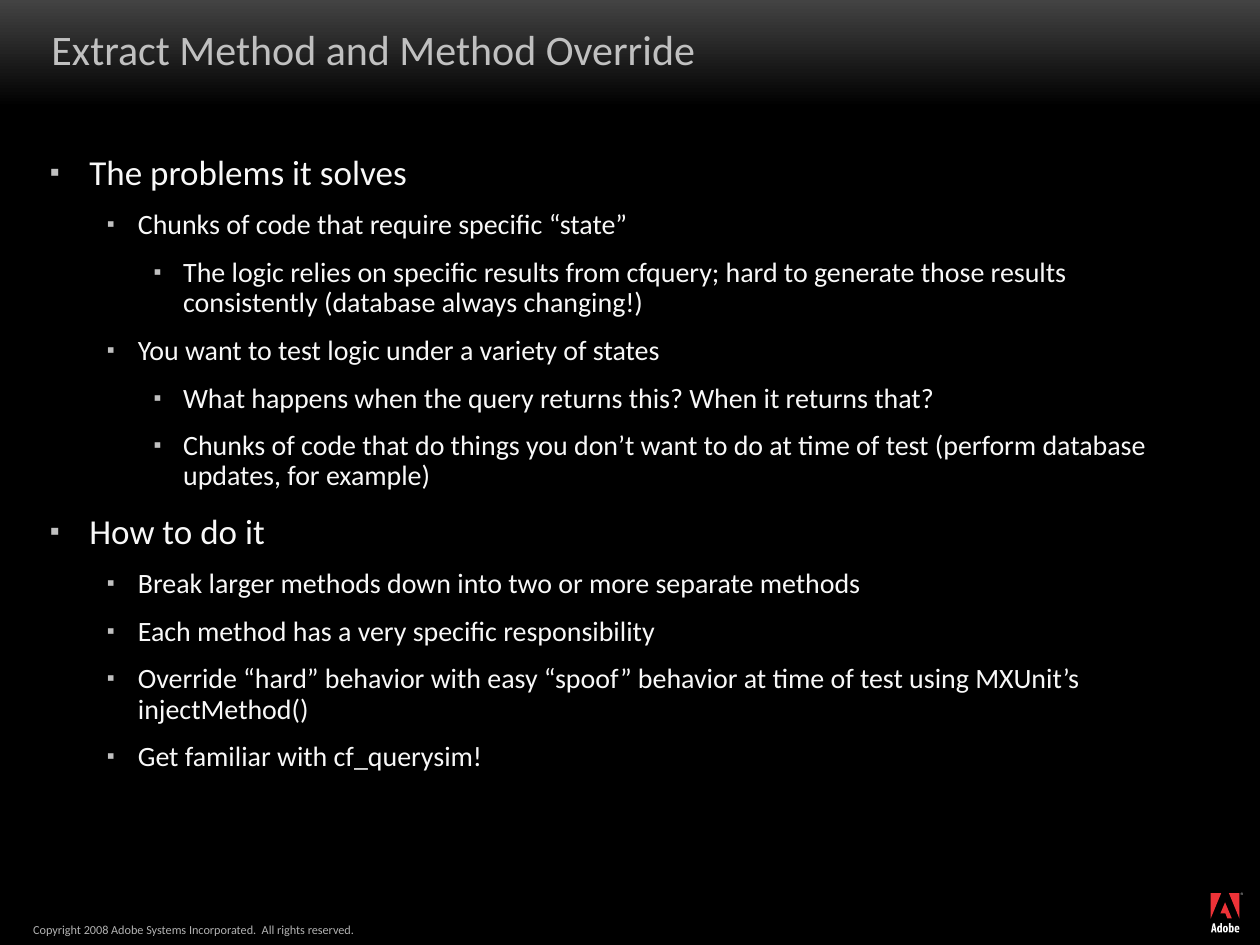
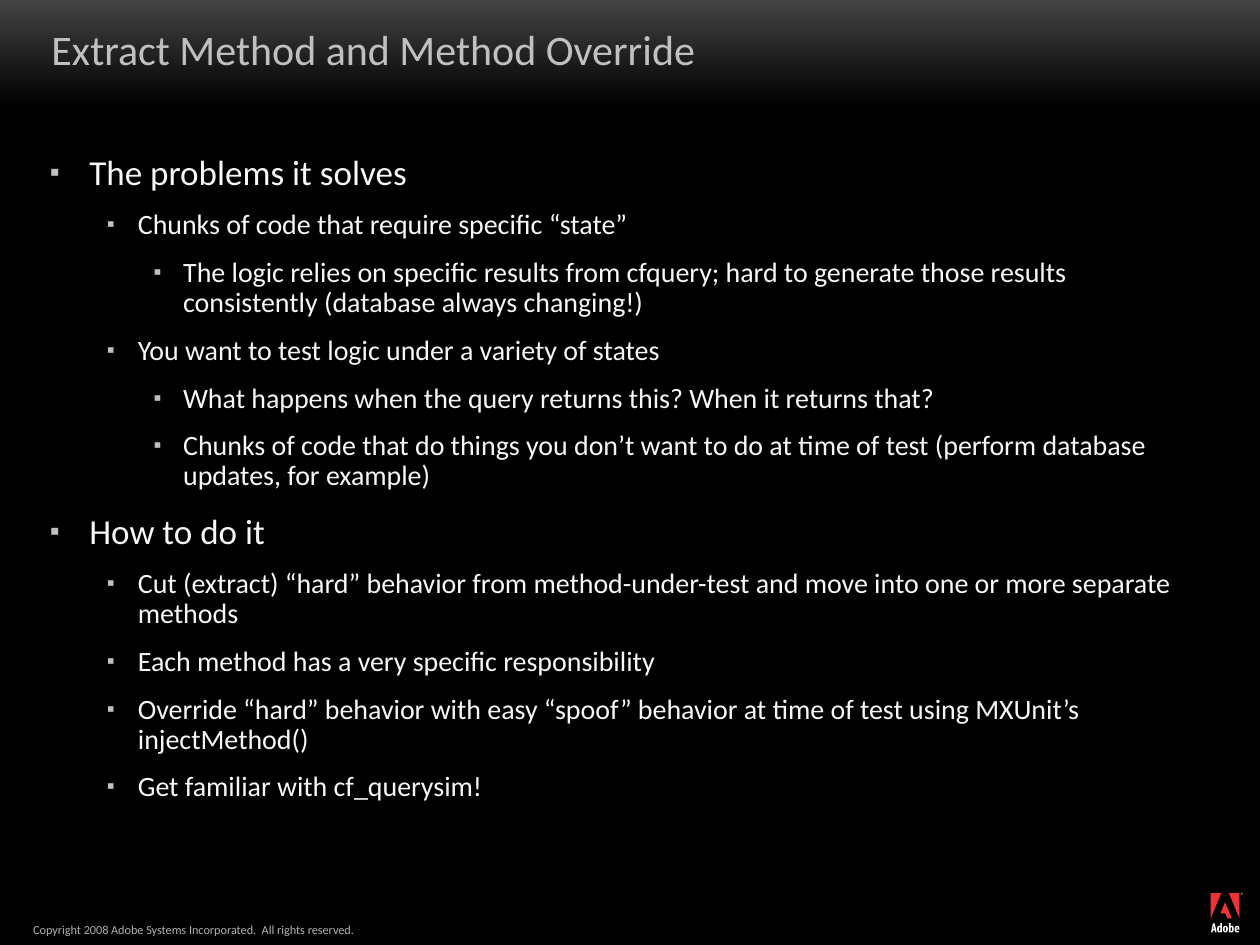
Before and after one commit to marcesher/mxunit-cfmeetups, a slide deck: slide 10 of max08/Marc_Esher_Bill_Shelton_AdvancedPatternsForColdfusionTestAutomation_final.ppt. Drawn at 1260x945 pixels with LibreOffice and Linux fonts; fonts in the diff are those of the drawing; background and template pictures are left out. Boxes give left, top, right and bottom in pixels: in the first picture for what was removed or moved away, otherwise in the second. Text is boxed around its words. In the diff, an @@ line names an element or a change of style, - is before the commit and + after.

```diff
--- a/max08/Marc_Esher_Bill_Shelton_AdvancedPatternsForColdfusionTestAutomation_final.ppt
+++ b/max08/Marc_Esher_Bill_Shelton_AdvancedPatternsForColdfusionTestAutomation_final.ppt
@@ text at bbox=[138, 572, 1170, 624]: text changed @@
-  ▪ Break larger methods down into two or more separate methods
+  ▪ Cut (extract) “hard” behavior from method-under-test and move into one or more separate methods
```
